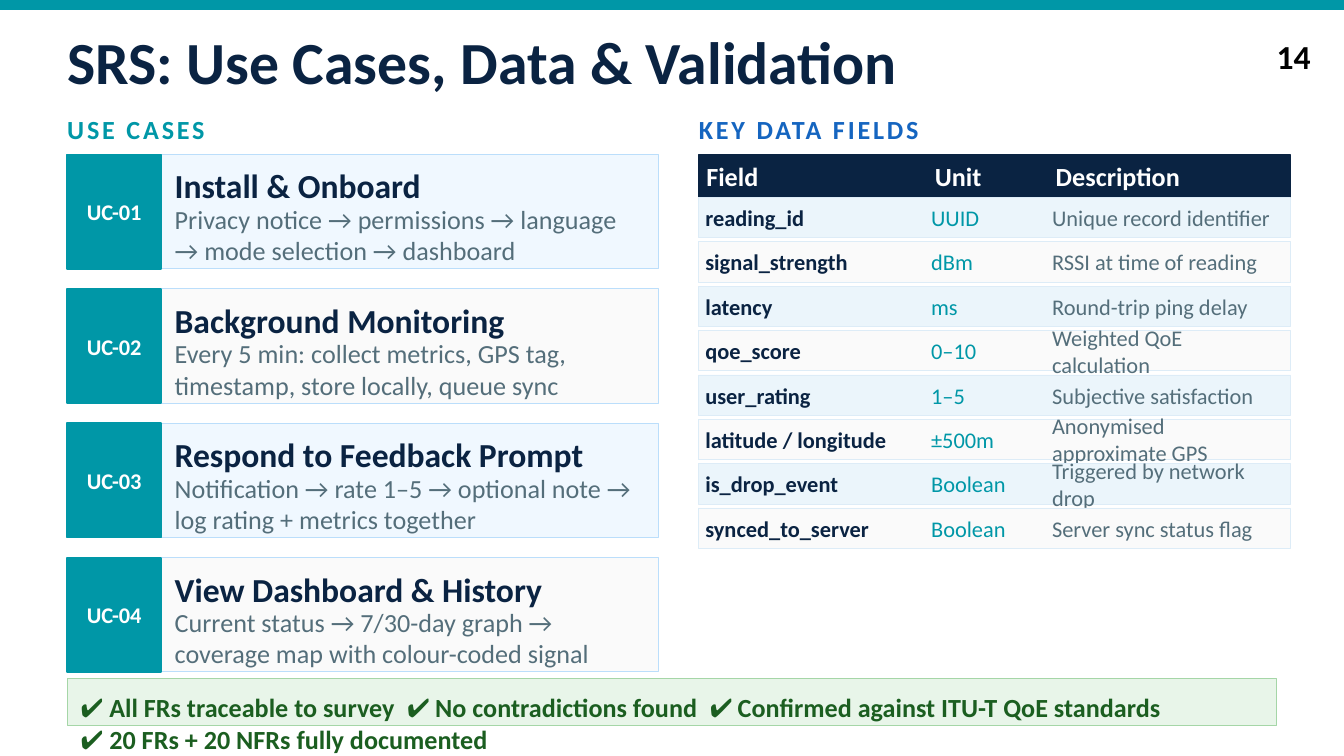
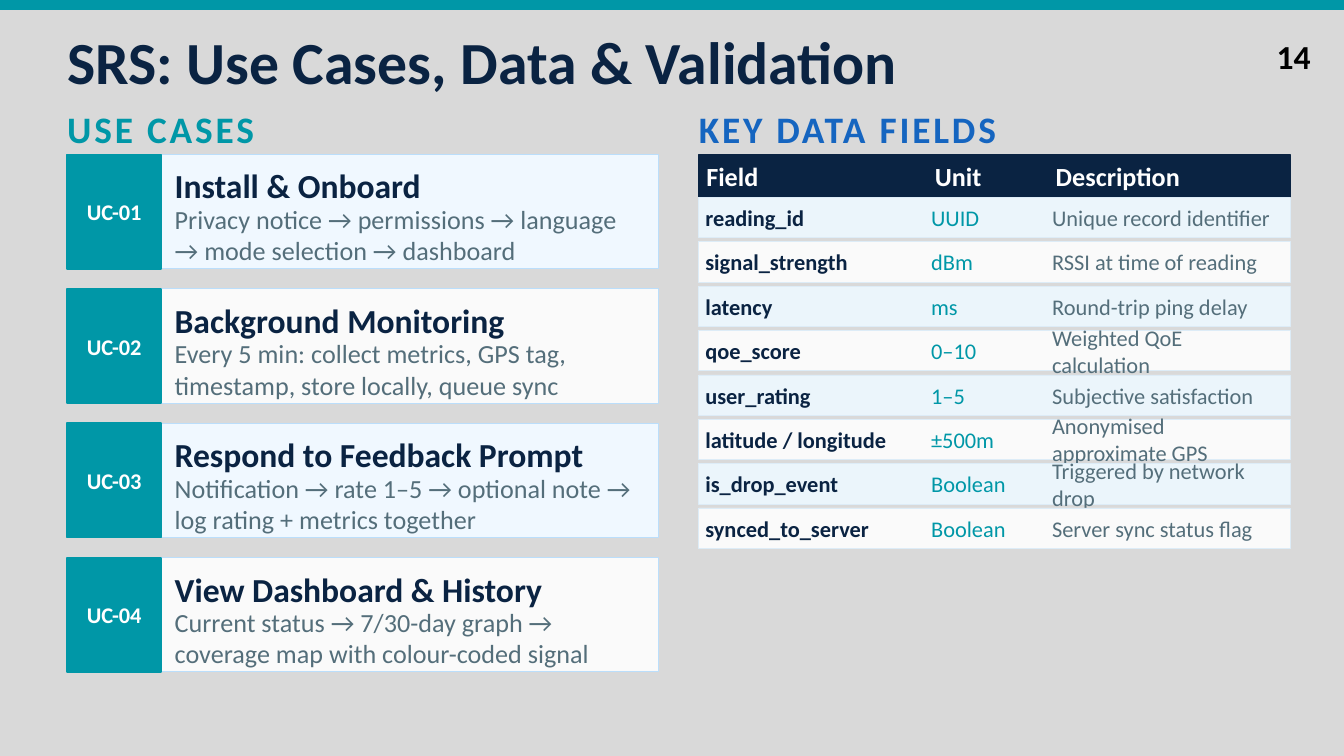
Before and after one commit to Sama-Mokom/CEF_440_Group_16, a slide deck: slide 15 of TASK 3/Group16 Task 3.pptx. Drawn at 1344x756 pixels with LibreOffice and Linux fonts; fonts in the diff are those of the drawing. Boxes give left, top, right and bottom in pixels: in the first picture for what was removed or moved away, otherwise in the second. Text is boxed around its words. In the diff, an @@ line names an element or a change of style, - is before the commit and + after.

```diff
--- a/TASK 3/Group16 Task 3.pptx
+++ b/TASK 3/Group16 Task 3.pptx
@@ background #FFFFFF to #D9D9D9 @@
@@ text "USE CASES" at bbox=[67, 118, 254, 144]: size 14 to 20 pt @@
@@ text "KEY DATA FIELDS" at bbox=[699, 118, 996, 144]: size 14 to 20 pt @@
@@ rectangle removed at bbox=[67, 679, 1277, 726] @@
@@ text removed at bbox=[109, 698, 1160, 753] @@
-✔ All FRs traceable to survey ✔ No contradictions found ✔ Confirmed against ITU-T QoE standards
-✔ 20 FRs + 20 NFRs fully documented
```
Also in this commit, not shown: 12 other slides changed, 1 other file.
